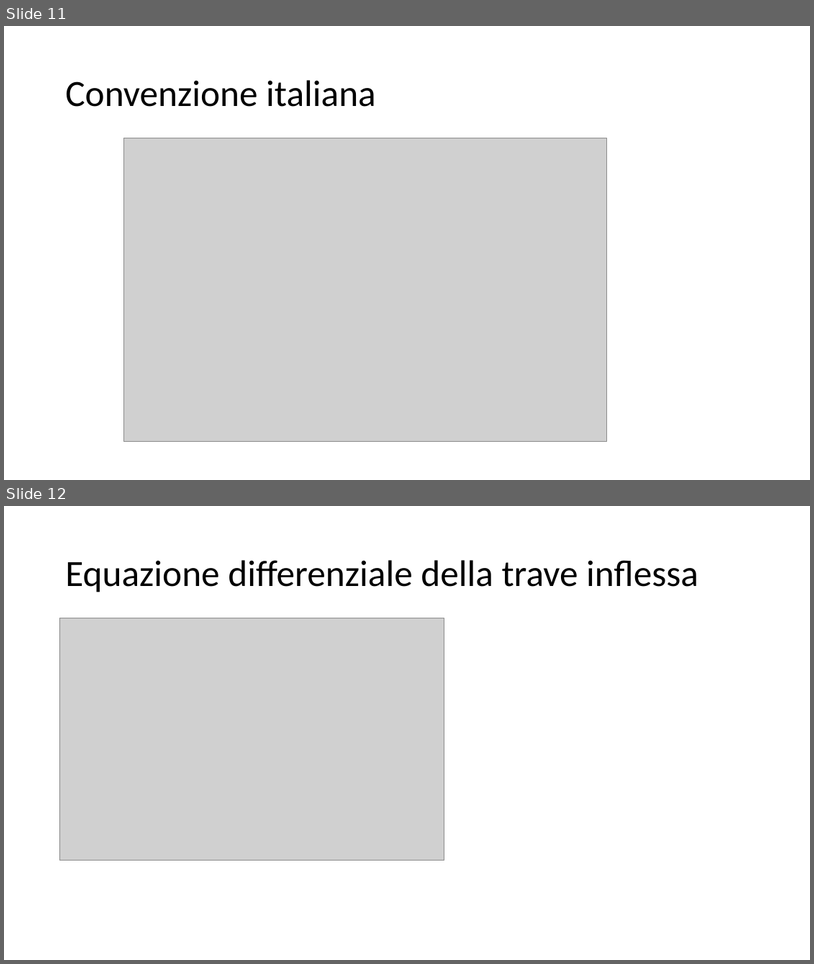
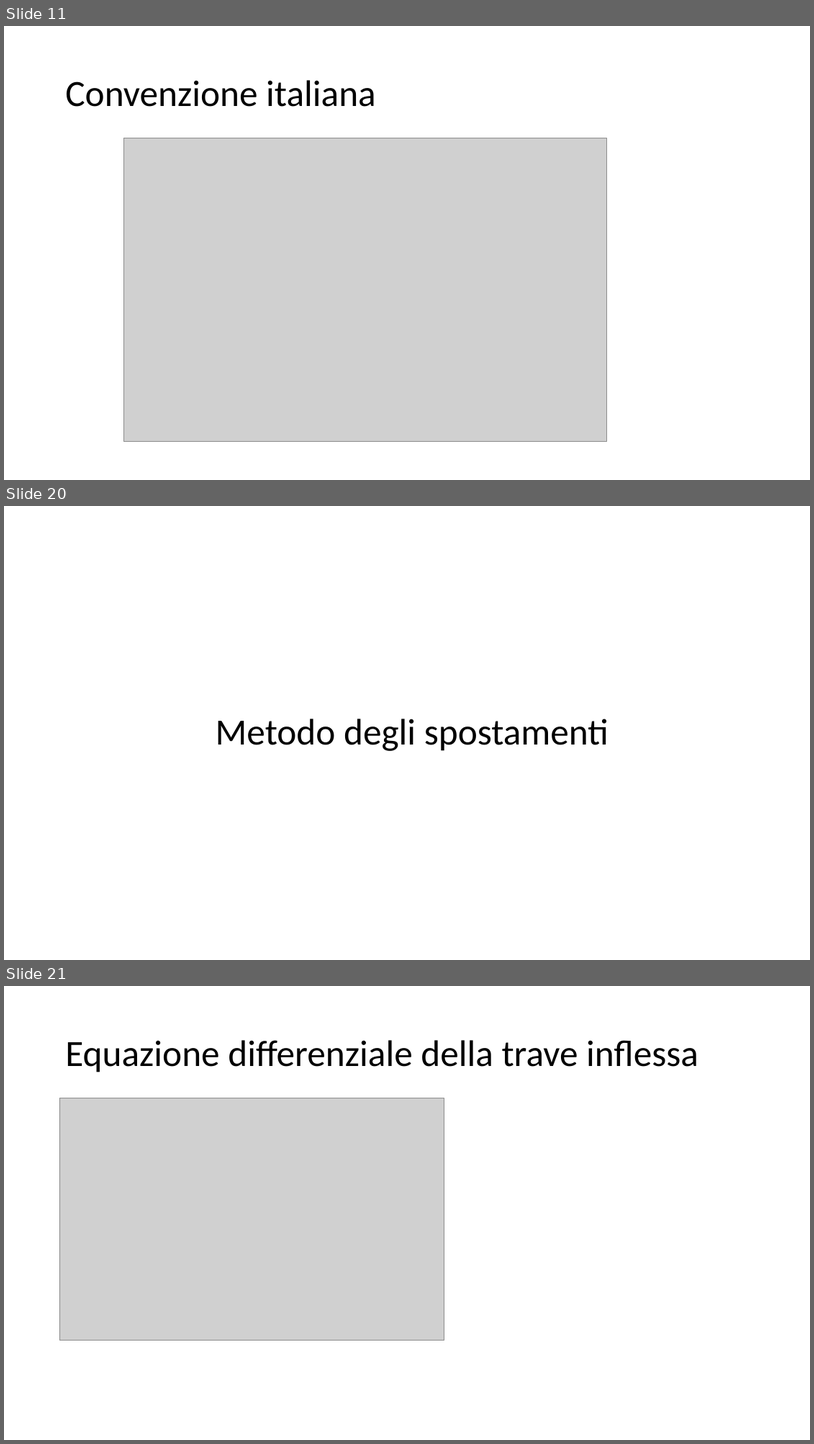
Before and after one commit to giuseppetomassetti/SdC, a slide deck: lezioni/H 10-13 deformazione nelle travi inflesse.pptx. Shown one above the other, each under a label of ours: slides 11 and 12 before the commit, slides 11, 20 and 21 after it; the slides between them are not shown. The pictures are 814x964 and 814x1444 pixels, drawn with LibreOffice and Linux fonts; fonts in the diff are those of the drawing; grey boxes stand for pictures. Boxes give left, top, right and bottom in pixels: in the first picture for what was removed or moved away, otherwise in the second. Text is boxed around its words. In the diff, an @@ line names an element or a change of style, - is before the commit and + after.

```diff
--- a/lezioni/H 10-13 deformazione nelle travi inflesse.pptx
+++ b/lezioni/H 10-13 deformazione nelle travi inflesse.pptx
@@ slide 20 added at (x1=4, y1=506, x2=810, y2=960), background #FFFFFF @@
@@ title added at (x1=216, y1=718, x2=609, y2=751), 44 pt, text #000000 @@
+Metodo degli spostamenti
@@ what was slide 12 is now slide 21 @@
```
Also in this commit, not shown: 2 slides changed, 12 other slides added, 3 other files.
